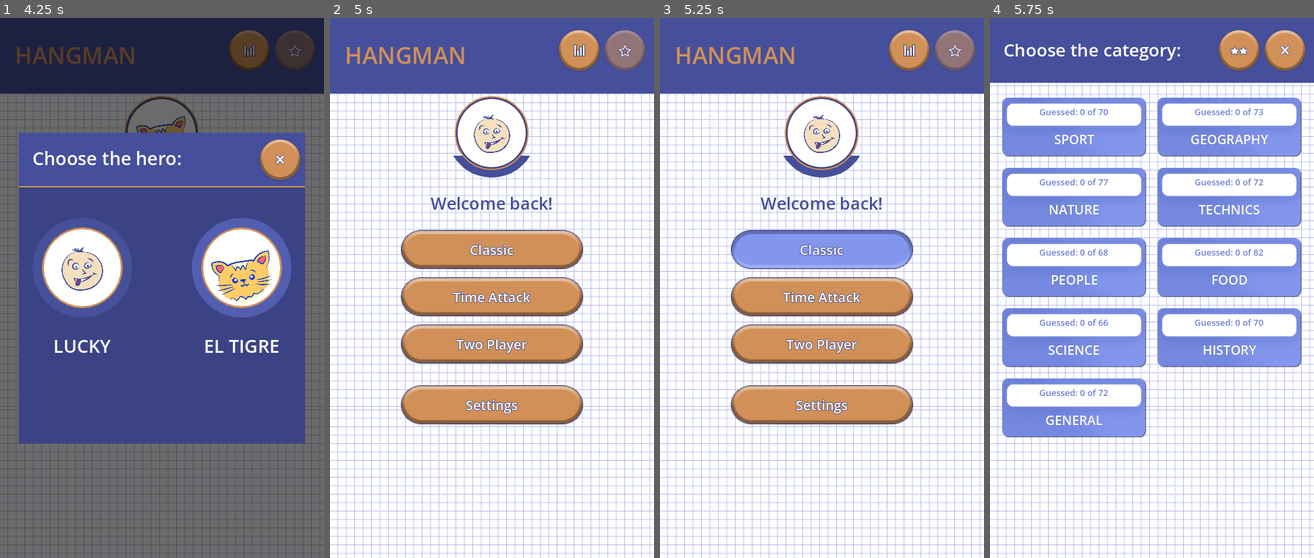
Above: before the commit, frames 1-4 (left to right).
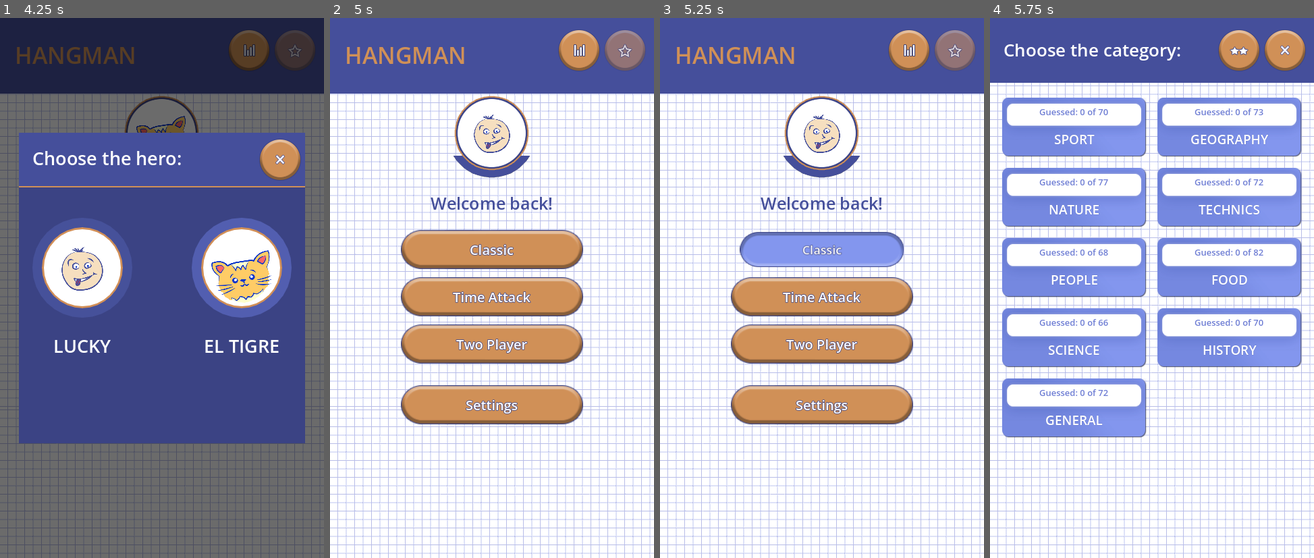
Above: after the commit, the same moments.

Repository: trinarr/hangman20_godot
Game: Godot game, scene res://scenes/Main.tscn
Two runs of this game, one before a commit and one after it. Both use one fixed random seed, a clock stepped at 60 frames per second and the inputs below.
Inputs (mouse positions are in pixels of both pictures, inside the frame that each line leads up to):
- Up to frame 1 (4.25 s): click (162, 136) at 0.5 s; click (81, 282) at 1.27 s; click (162, 136) at 2 s; click (243, 282) at 2.77 s; click (162, 136) at 3.5 s
- Up to frame 2 (5 s): click (411, 282) at 4.27 s
- Up to frame 3 (5.25 s): tap Enter at 5 s; move the mouse to (893, 261) at 5.02 s; click (893, 261) at 5.17 s
- Up to frame 4 (5.75 s): no input

Frames 1-2 are identical in both runs. In frame 3, 1.4% of the frame differs, in the area x 21-79%, y 39-47%; in frame 4, nothing differs.

Commit message:
Баунс для кнопок

Diff:
--- a/scripts/ui/flash_stage_texture_button.gd
+++ b/scripts/ui/flash_stage_texture_button.gd
@@ -36,20 +36,41 @@
 		disabled = value
 		mouse_filter = Control.MOUSE_FILTER_IGNORE if disabled else Control.MOUSE_FILTER_STOP
 		mouse_default_cursor_shape = Control.CURSOR_ARROW if disabled else Control.CURSOR_POINTING_HAND
+		if disabled:
+			_is_down = false
+			_set_press_scale(false, false)
+		queue_redraw()
+
+# Long and round button components enable this behavior. Other texture buttons
+# keep their previous interaction and size.
+var press_scale_enabled: bool = false
+var pressed_scale: Vector2 = Vector2(0.9, 0.9)
+var press_scale_duration: float = 0.055
+var release_scale_duration: float = 0.085
+
+var visual_scale: Vector2 = Vector2.ONE:
+	set(value):
+		visual_scale = value
+		_sync_visual_child_scales()
 		queue_redraw()
 
 var _is_down: bool = false
+var _press_scale_tween: Tween = null
 
 func _ready() -> void:
 	set_anchors_preset(Control.PRESET_TOP_LEFT)
 	mouse_filter = Control.MOUSE_FILTER_IGNORE if disabled else Control.MOUSE_FILTER_STOP
 	mouse_default_cursor_shape = Control.CURSOR_ARROW if disabled else Control.CURSOR_POINTING_HAND
 	focus_mode = Control.FOCUS_NONE
+	if !resized.is_connected(_sync_visual_child_scales):
+		resized.connect(_sync_visual_child_scales)
 	if !get_viewport().size_changed.is_connected(_sync_to_stage):
 		get_viewport().size_changed.connect(_sync_to_stage)
 	_sync_to_stage()
 
 func _exit_tree() -> void:
+	if _press_scale_tween != null and _press_scale_tween.is_valid():
+		_press_scale_tween.kill()
 	if get_viewport() != null and get_viewport().size_changed.is_connected(_sync_to_stage):
 		get_viewport().size_changed.disconnect(_sync_to_stage)
 
@@ -59,13 +80,15 @@
 		texture = texture_disabled
 	elif _is_down and texture_pressed != null:
 		texture = texture_pressed
+	var visual_size: Vector2 = size * visual_scale
+	var visual_rect := Rect2((size - visual_size) * 0.5, visual_size)
 	if texture != null:
-		draw_texture_rect(texture, Rect2(Vector2.ZERO, size), false)
+		draw_texture_rect(texture, visual_rect, false)
 	# Do not add a rectangular fallback overlay when a selected-state button
 	# deliberately uses the same bitmap for normal and pressed states. The
 	# bitmap itself already represents the blue selected state.
 	if disabled and disabled_overlay_alpha > 0.0:
-		draw_rect(Rect2(Vector2.ZERO, size), Color(1.0, 1.0, 1.0, disabled_overlay_alpha), true)
+		draw_rect(visual_rect, Color(1.0, 1.0, 1.0, disabled_overlay_alpha), true)
 
 func _gui_input(event: InputEvent) -> void:
 	if disabled:
@@ -76,11 +99,13 @@
 			return
 		if mouse_event.pressed:
 			_is_down = true
+			_set_press_scale(true)
 			accept_event()
 			queue_redraw()
 		else:
 			var was_down := _is_down
 			_is_down = false
+			_set_press_scale(false)
 			accept_event()
 			queue_redraw()
 			if was_down and Rect2(Vector2.ZERO, size).has_point(mouse_event.position):
@@ -89,7 +114,24 @@
 func _notification(what: int) -> void:
 	if what == NOTIFICATION_MOUSE_EXIT and _is_down:
 		_is_down = false
+		_set_press_scale(false)
 		queue_redraw()
+
+func _set_press_scale(is_pressed: bool, animated: bool = true) -> void:
+	if !press_scale_enabled:
+		return
+	var target_scale: Vector2 = pressed_scale if is_pressed else Vector2.ONE
+	if _press_scale_tween != null and _press_scale_tween.is_valid():
+		_press_scale_tween.kill()
+	if !animated or !is_inside_tree():
+		visual_scale = target_scale
+		return
+	var duration: float = press_scale_duration if is_pressed else release_scale_duration
+	_press_scale_tween = create_tween()
+	_press_scale_tween.set_pause_mode(Tween.TWEEN_PAUSE_PROCESS)
+	var scale_tweener: PropertyTweener = _press_scale_tween.tween_property(self, "visual_scale", target_scale, duration)
+	scale_tweener.set_trans(Tween.TRANS_QUAD)
+	scale_tweener.set_ease(Tween.EASE_OUT)
 
 func _sync_to_stage() -> void:
 	if !is_inside_tree():
@@ -102,4 +144,17 @@
 	position = Vector2(PORTRAIT_LAYOUT.horizontal_offset(viewport_size), 0.0) + mapped_position * fit_scale
 	size = stage_rect.size * fit_scale
 	custom_minimum_size = size
+	_sync_visual_child_scales()
 	queue_redraw()
+
+func _sync_visual_child_scales() -> void:
+	if !press_scale_enabled:
+		return
+	var visual_center: Vector2 = size * 0.5
+	for child: Node in get_children():
+		if child is Control:
+			var visual_child := child as Control
+			# Use the button center as the common pivot so the background, text and
+			# icon shrink as one unit while the clickable area stays unchanged.
+			visual_child.pivot_offset = visual_center - visual_child.position
+			visual_child.scale = visual_scale
--- a/scripts/ui/stage_long_button.gd
+++ b/scripts/ui/stage_long_button.gd
@@ -43,6 +43,7 @@
 var _label: Label = null
 
 func _ready() -> void:
+	press_scale_enabled = true
 	texture_normal = NORMAL_TEXTURE
 	texture_pressed = PRESSED_TEXTURE
 	_ensure_label()
--- a/scripts/ui/stage_round_button.gd
+++ b/scripts/ui/stage_round_button.gd
@@ -64,6 +64,7 @@
 var _icon_label: Label = null
 
 func _ready() -> void:
+	press_scale_enabled = true
 	_ensure_visual_nodes()
 	if !resized.is_connected(_sync_icon_layout):
 		resized.connect(_sync_icon_layout)
@@ -141,3 +142,4 @@
 	var actual_offset: Vector2 = icon_stage_offset * scale_to_view
 	_icon_rect.position = size * 0.5 + actual_offset - actual_size * 0.5
 	_icon_rect.size = actual_size
+	_sync_visual_child_scales()
